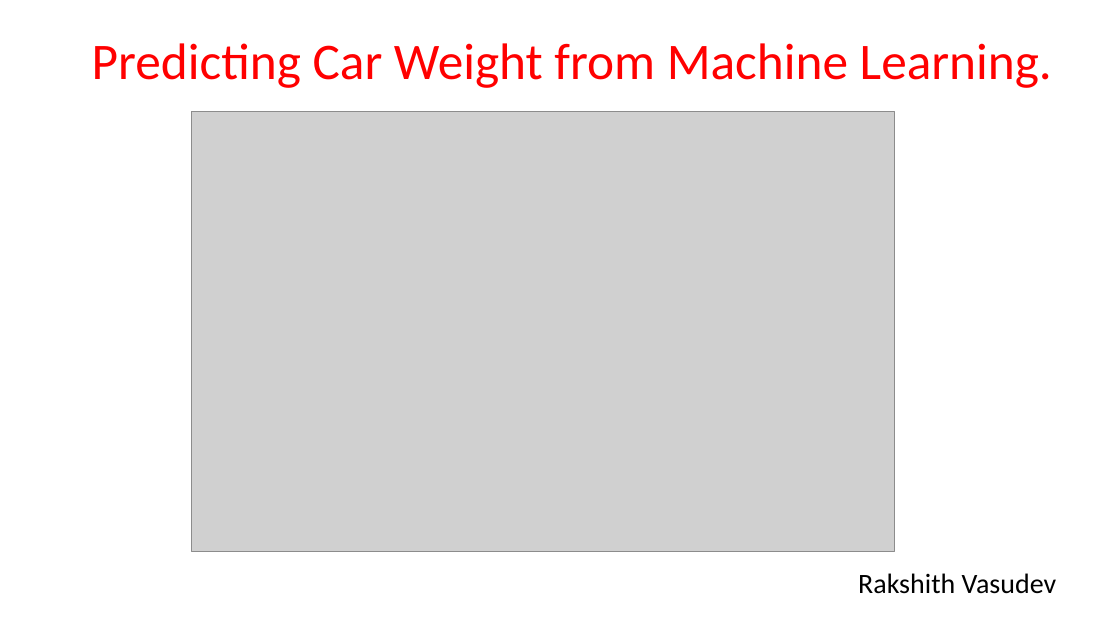
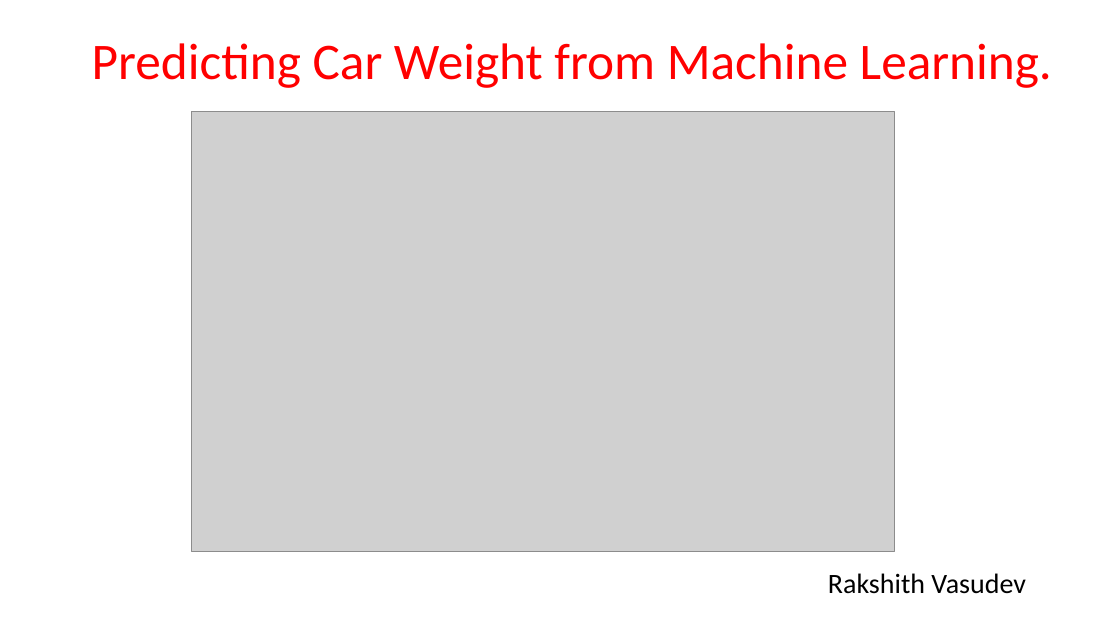
Before and after one commit to rakshithvasudev/Machine-Learning, a slide deck: slide 1 of Car Weight Prediction/Predicting Car Weight from Machine Learning.pptx. Drawn at 1120x630 pixels with LibreOffice and Linux fonts; fonts in the diff are those of the drawing; grey boxes stand for pictures. Boxes give left, top, right and bottom in pixels: in the first picture for what was removed or moved away, otherwise in the second. Text is boxed around its words. In the diff, an @@ line names an element or a change of style, - is before the commit and + after.

```diff
--- a/Car Weight Prediction/Predicting Car Weight from Machine Learning.pptx
+++ b/Car Weight Prediction/Predicting Car Weight from Machine Learning.pptx
@@ subtitle "Rakshith Vasudev": place and size @@
-subtitle "Rakshith Vasudev" at (858,573,1057,594)
+subtitle "Rakshith Vasudev" at (828,573,1026,594)
```
Also in this commit, not shown: 2 other files.
